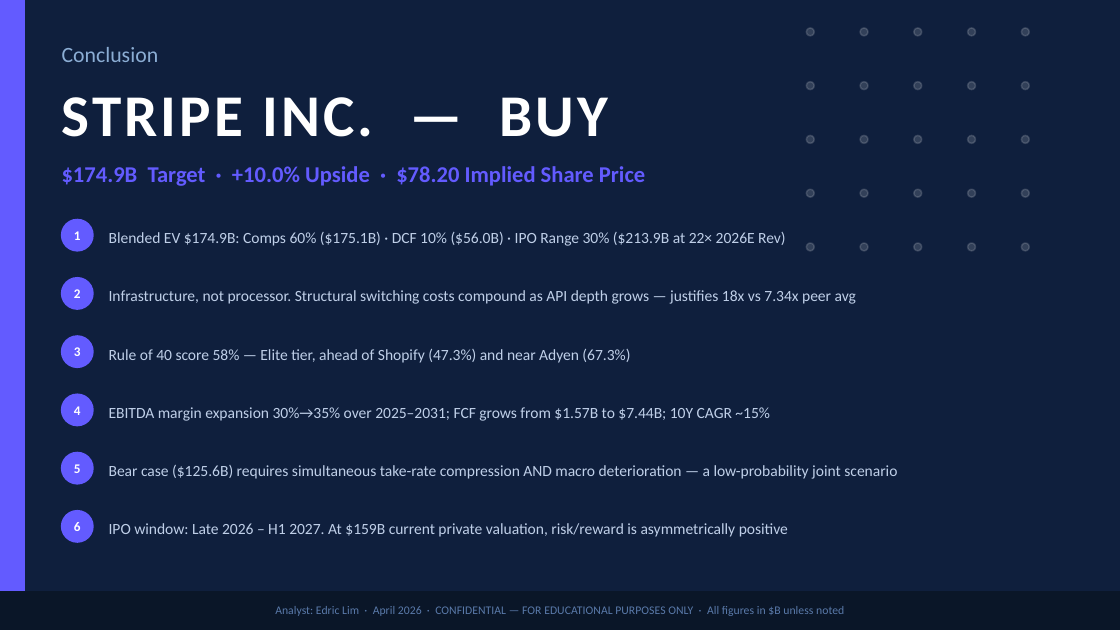
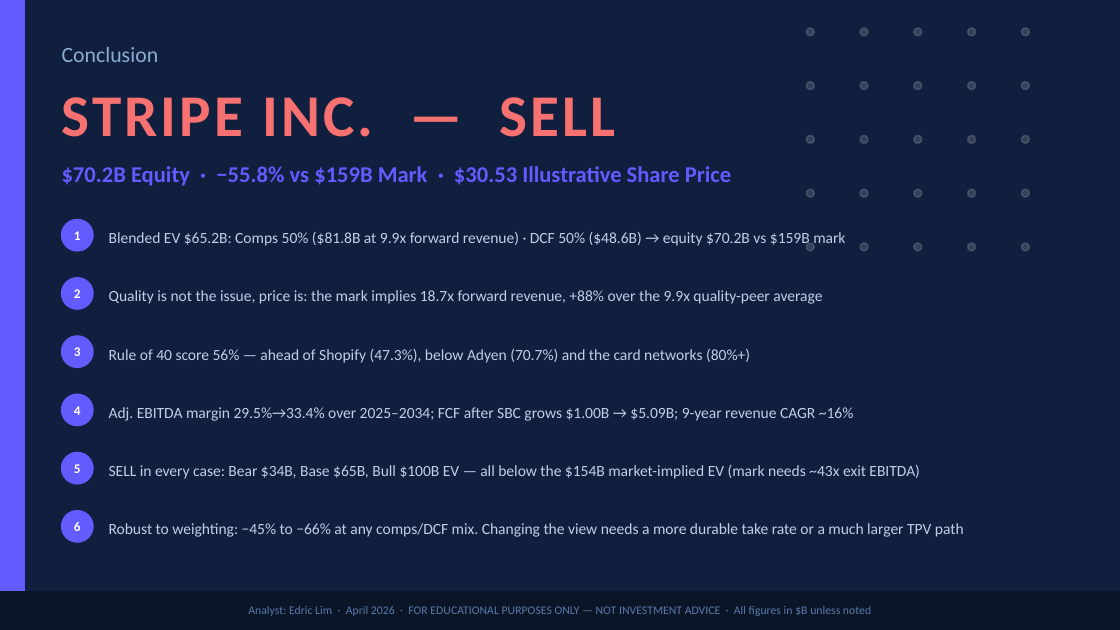
Before and after one commit to edricwidjajaliem-ux/edric, a slide deck: slide 9 of files/Stripe_Pitch_Deck_-_Edric_Lim.pptx. Drawn at 1120x630 pixels with LibreOffice and Linux fonts; fonts in the diff are those of the drawing. Boxes give left, top, right and bottom in pixels: in the first picture for what was removed or moved away, otherwise in the second. Text is boxed around its words. In the diff, an @@ line names an element or a change of style, - is before the commit and + after.

```diff
--- a/files/Stripe_Pitch_Deck_-_Edric_Lim.pptx
+++ b/files/Stripe_Pitch_Deck_-_Edric_Lim.pptx
@@ text at (62,97,615,137): text changed; text colour #FFFFFF to #F87171 @@
-STRIPE INC. — BUY
+STRIPE INC. — SELL
@@ text at (62,166,731,186): text changed @@
-$174.9B Target · +10.0% Upside · $78.20 Implied Share Price
+$70.2B Equity · −55.8% vs $159B Mark · $30.53 Illustrative Share Price
@@ text at (109,232,845,248): text changed @@
-Blended EV $174.9B: Comps 60% ($175.1B) · DCF 10% ($56.0B) · IPO Range 30% ($213.9B at 22× 2026E Rev)
+Blended EV $65.2B: Comps 50% ($81.8B at 9.9x forward revenue) · DCF 50% ($48.6B) → equity $70.2B vs $159B mark
@@ text at (109,290,822,304): text changed @@
-Infrastructure, not processor. Structural switching costs compound as API depth grows — justifies 18x vs 7.34x peer avg
+Quality is not the issue, price is: the mark implies 18.7x forward revenue, +88% over the 9.9x quality-peer average
@@ text at (109,349,750,363): text changed @@
-Rule of 40 score 58% — Elite tier, ahead of Shopify (47.3%) and near Adyen (67.3%)
+Rule of 40 score 56% — ahead of Shopify (47.3%), below Adyen (70.7%) and the card networks (80%+)
@@ text at (109,407,854,421): text changed @@
-EBITDA margin expansion 30%→35% over 2025–2031; FCF grows from $1.57B to $7.44B; 10Y CAGR ~15%
+Adj. EBITDA margin 29.5%→33.4% over 2025–2034; FCF after SBC grows $1.00B → $5.09B; 9-year revenue CAGR ~16%
@@ text at (109,465,919,479): text changed @@
-Bear case ($125.6B) requires simultaneous take-rate compression AND macro deterioration — a low-probability joint scenario
+SELL in every case: Bear $34B, Base $65B, Bull $100B EV — all below the $154B market-implied EV (mark needs ~43x exit EBITDA)
@@ text at (109,523,964,537): text changed @@
-IPO window: Late 2026 – H1 2027. At $159B current private valuation, risk/reward is asymmetrically positive
+Robust to weighting: −45% to −66% at any comps/DCF mix. Changing the view needs a more durable take rate or a much larger TPV path
@@ text at (248,606,871,616): text changed @@
-Analyst: Edric Lim · April 2026 · CONFIDENTIAL — FOR EDUCATIONAL PURPOSES ONLY · All figures in $B unless noted
+Analyst: Edric Lim · April 2026 · FOR EDUCATIONAL PURPOSES ONLY — NOT INVESTMENT ADVICE · All figures in $B unless noted
```
Also in this commit, not shown: 8 other slides changed, 3 other files.
